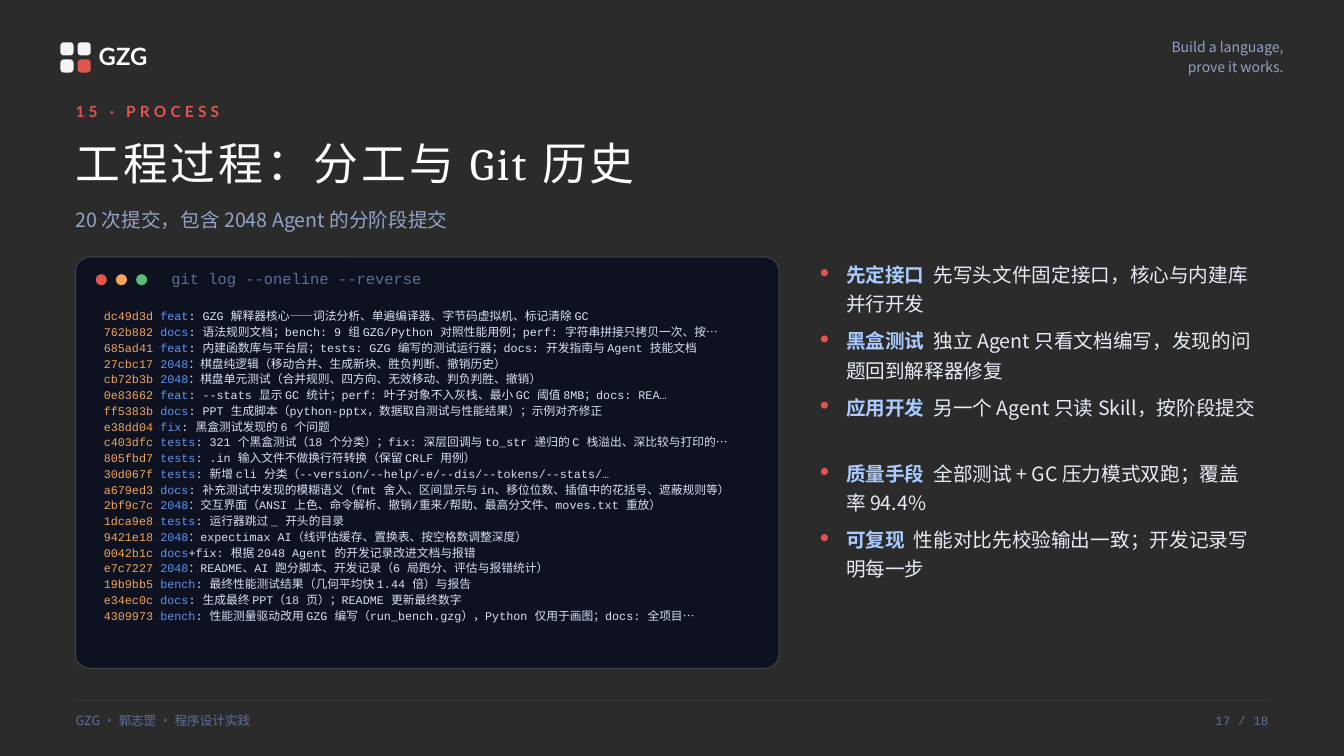
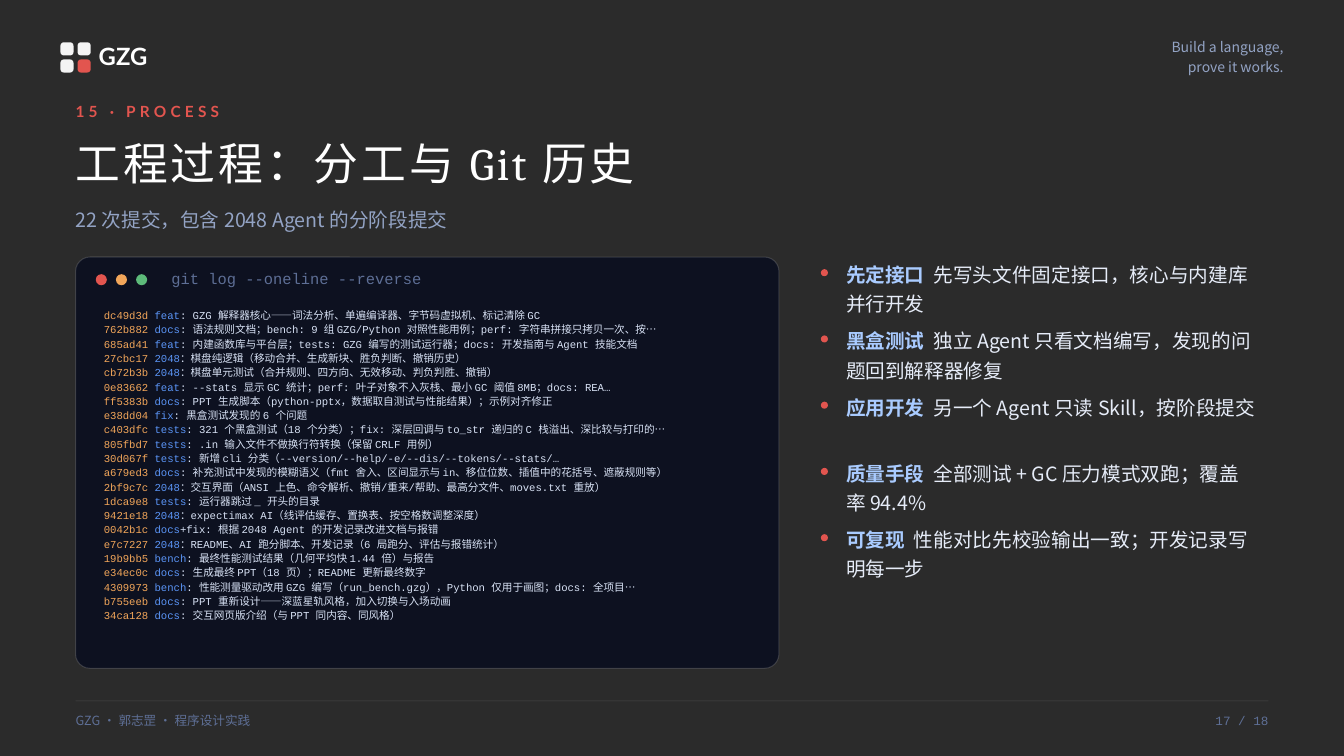
Before and after one commit to Lazyy-star/gzg-lang, a slide deck: slide 17 of docs/GZG语言介绍.pptx. Drawn at 1344x756 pixels with LibreOffice and Linux fonts; fonts in the diff are those of the drawing; background and template pictures are left out; a plain dark background stands for a picture behind light text. Boxes give left, top, right and bottom in pixels: in the first picture for what was removed or moved away, otherwise in the second. Text is boxed around its words. In the diff, an @@ line names an element or a change of style, - is before the commit and + after.

```diff
--- a/docs/GZG语言介绍.pptx
+++ b/docs/GZG语言介绍.pptx
@@ text at (x1=76, y1=210, x2=448, y2=232): text changed @@
-20 次提交，包含 2048 Agent 的分阶段提交
+22 次提交，包含 2048 Agent 的分阶段提交
@@ text at (x1=104, y1=310, x2=667, y2=593): size 8.4 to 7.6 pt @@
@@ text at (x1=104, y1=596, x2=451, y2=620): paragraphs added @@
+b755eeb docs: PPT 重新设计——深蓝星轨风格，加入切换与入场动画
+34ca128 docs: 交互网页版介绍（与 PPT 同内容、同风格）
```
Also in this commit, not shown: 1 other slide changed, 6 other files.
